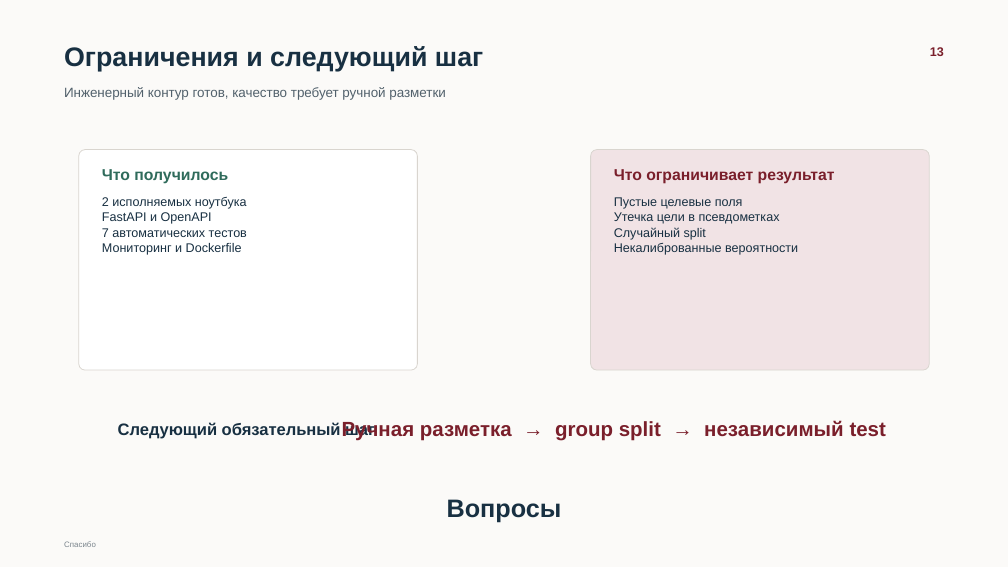
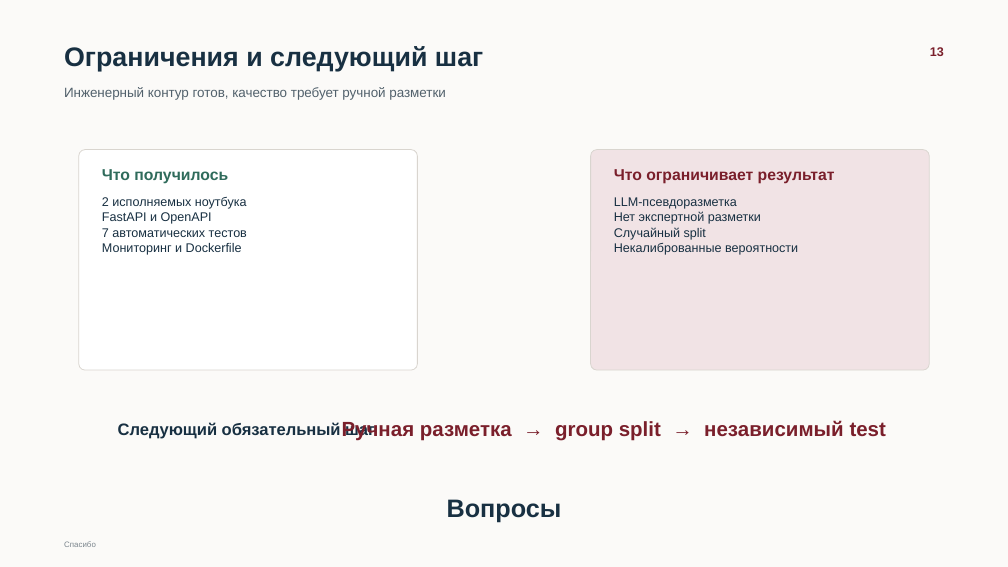
Before and after one commit to Daniil-fprog/netology_automatic_determination_wine_characteristics, a slide deck: slide 13 of presentations/wine_characteristics_defense_final.pptx. Drawn at 1008x567 pixels with LibreOffice and Linux fonts; fonts in the diff are those of the drawing. Boxes give left, top, right and bottom in pixels: in the first picture for what was removed or moved away, otherwise in the second. Text is boxed around its words. In the diff, an @@ line names an element or a change of style, - is before the commit and + after.

```diff
--- a/presentations/wine_characteristics_defense_final.pptx
+++ b/presentations/wine_characteristics_defense_final.pptx
@@ text at [614,197,761,224]: text changed @@
-Пустые целевые поля
-Утечка цели в псевдометках
+LLM-псевдоразметка
+Нет экспертной разметки
```
Also in this commit, not shown: 6 other slides changed, 10 other files.
